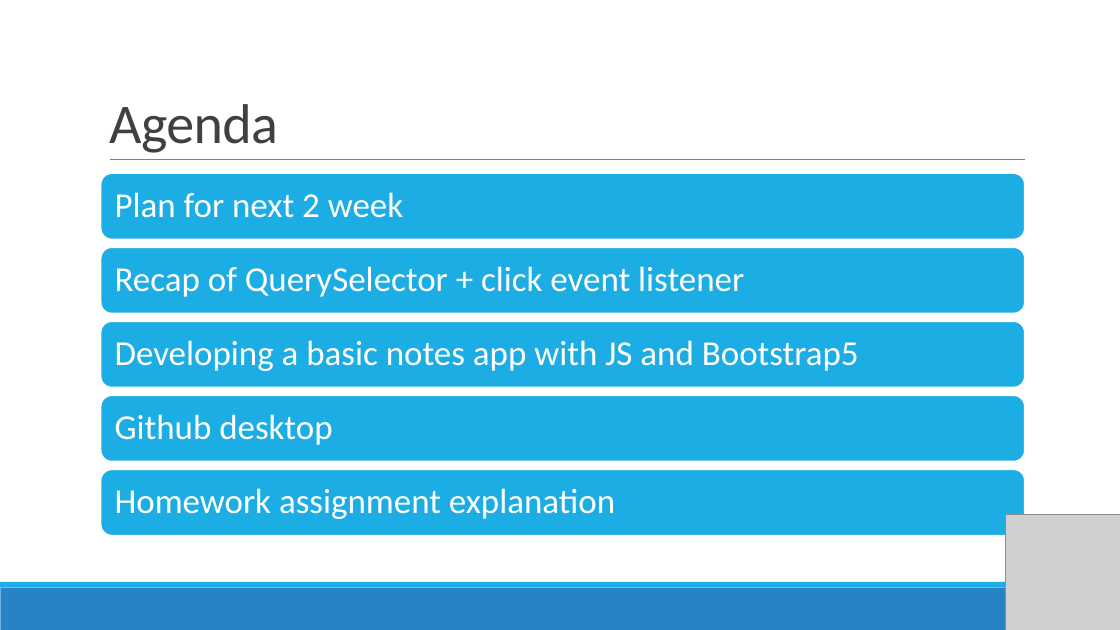
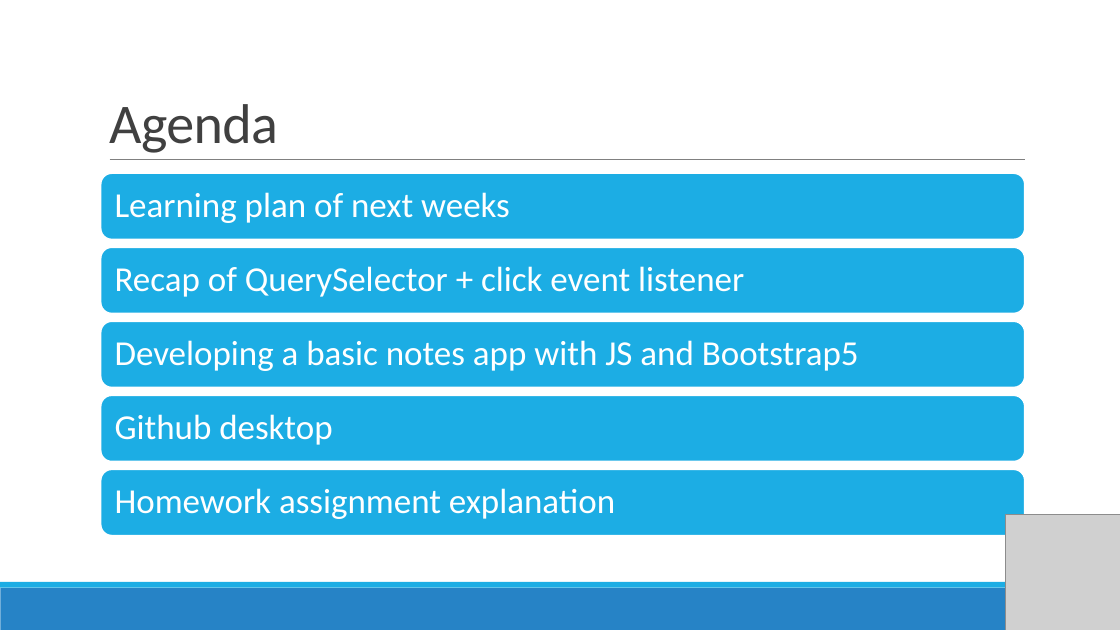
Before and after one commit to rishigujadhur1/Slides, a slide deck: slide 2 of ModernJS/JS Session 4.pptx. Drawn at 1120x630 pixels with LibreOffice and Linux fonts; fonts in the diff are those of the drawing; grey boxes stand for pictures. Boxes give left, top, right and bottom in pixels: in the first picture for what was removed or moved away, otherwise in the second. Text is boxed around its words. In the diff, an @@ line names an element or a change of style, - is before the commit and + after.

Commit message:
Slide updated for learning plan

```diff
--- a/ModernJS/JS Session 4.pptx
+++ b/ModernJS/JS Session 4.pptx
@@ text at [115,192,510,223]: text changed @@
-Plan for next 2 week
+Learning plan of next weeks
```
Also in this commit, not shown: 1 other slide changed.
